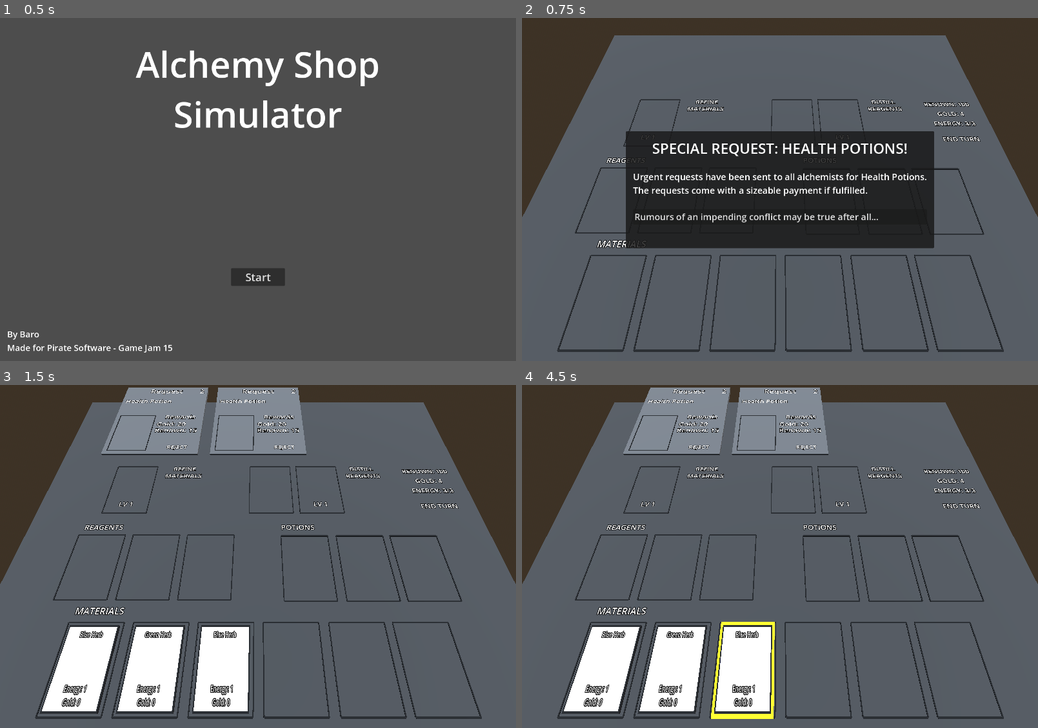
Above: before the commit, frames 1-4 (two rows, left to right).
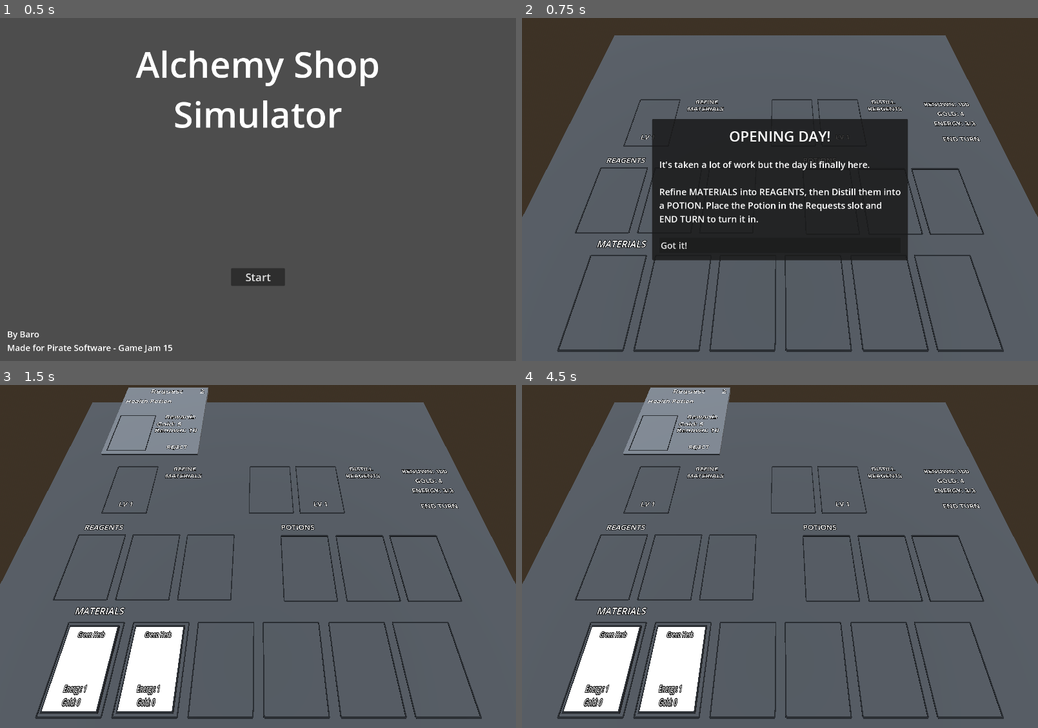
Above: after the commit, the same moments.

Repository: Barodas/game-jam-pirate-software-15
Game: Godot game, scene res://scenes/start_menu.tscn
The game is run twice, just before and just after one commit, with the same random seed, the same clock (stepped at 60 frames per second) and the same inputs.
Inputs (mouse positions are in pixels of both pictures, inside the frame that each line leads up to):
- Up to frame 1 (0.5 s): no input
- Up to frame 2 (0.75 s): click "Start" at 0.5 s
- Up to frame 3 (1.5 s): click "Rumours of an impending confl…" (after the commit: "Got it!") at 1.25 s
- Up to frame 4 (4.5 s): tap Enter at 2, 3.5 s; move the mouse to (893, 539) at 2.02 s; click (893, 539) at 2.1 s; tap Space at 2.75, 4.25 s; move the mouse to (676, 573) at 2.77 s; right-click (676, 573) at 2.85 s; move the mouse to (831, 481) at 3.52 s; click (831, 481) at 3.6 s; move the mouse to (754, 625) at 4.27 s; right-click (754, 625) at 4.35 s

Frame 1 is identical in both runs. In frame 2, 9.9% of the frame differs, in the area x 20-80%, y 29-71%; in frame 3, 6.1%; in frame 4, 6.6%.

Commit message:
Implement Victory Conditions
- Added more events to cover turns up to potential victory state
- Renown now acts as a multiplier to gold gains from requests

Diff:
--- a/scenes/game.tscn
+++ b/scenes/game.tscn
@@ -231,6 +231,7 @@
 alignment = 0
 
 [node name="GameOver" type="MarginContainer" parent="UI"]
+visible = false
 layout_mode = 1
 anchors_preset = 8
 anchor_left = 0.5
--- a/scripts/content_factory.gd
+++ b/scripts/content_factory.gd
@@ -55,16 +55,21 @@
 			cards.push_back(Card.create(create_card_data(get_random_material())))
 	return cards
 
-static func get_random_request():
+static func get_random_request(renown:int):
+	var modifier: float = 1
+	if renown > 200:
+		modifier = 2
+	elif renown > 150:
+		modifier = 1.5
 	var roll = randf_range(0,1)
 	if roll > 0.6:
-		return RequestData.create("Health Potion", Constants.TYPE.HEALTH, 4, 8, 3)
+		return RequestData.create("Health Potion", Constants.TYPE.HEALTH, 4 * modifier, 8, 3)
 	elif roll > 0.2:
-		return RequestData.create("Mana Potion", Constants.TYPE.MANA, 6, 12, 2)
+		return RequestData.create("Mana Potion", Constants.TYPE.MANA, 6 * modifier, 12, 2)
 	else:
-		return RequestData.create("Stamina Potion", Constants.TYPE.STAMINA, 10, 20, 2)
+		return RequestData.create("Stamina Potion", Constants.TYPE.STAMINA, 10 * modifier, 20, 2)
 
-static func generate_requests(turn:int, amount:int, reserved_requests:Array[RequestData]):
+static func generate_requests(turn:int, amount:int, reserved_requests:Array[RequestData], renown:int):
 	var requests: Array[RequestData]
 	if turn == 1:
 		requests.push_back(RequestData.create("Health Potion", Constants.TYPE.HEALTH, 5, 10, 2))
@@ -75,7 +80,7 @@
 			requests.push_back(data)
 		var random_draws = amount - reserved_requests.size()
 		for i in random_draws:
-			requests.push_back(get_random_request())
+			requests.push_back(get_random_request(renown))
 	return requests
 
 static func generate_turn_event(turn:int):
@@ -111,15 +116,16 @@
 		create_card_data(Constants.ID.UPGRADE_REFINE),
 		create_card_data(Constants.ID.UPGRADE_DISTILL))
 	if turn == 3:
+		var amount = 2
 		return TurnEvent.create(Constants.EVENT_TYPE.ADJUST_TAX, "Taxes...",
 		"""By order of his Majesty! Shops on the Merchant Road will be
-		subject to a tax to help pay for maintenance and security of
-		the area.
+		subject to a """ + str(amount) + """ gold tax to help pay for
+		maintenance and security of the area.
 
 		Failure to pay will result in immediate shop closure and expulsion
 		from the city!""",
 		"Better make sure we have enough funds to cover this...", "", "",
-		null, null, null, 2)
+		null, null, null, amount)
 	if turn == 4:
 		return TurnEvent.create(Constants.EVENT_TYPE.INFO, "Unrest!",
 		"""The introduction of the Merchant Road tax has left many
@@ -135,4 +141,46 @@
 		"Rumours of an impending conflict may be true after all...", "", "",
 		null, null, null, 2, 0, 0,
 		RequestData.create("Health Potion", Constants.TYPE.HEALTH, 20, 15, 2))
+	if turn == 8:
+		var amount = 3
+		return TurnEvent.create(Constants.EVENT_TYPE.ADJUST_TAX, "Tax Increase!",
+		"""By order of his Majesty! Effective immediately, due to continued
+		disruptions in the area, the Merchant Road tax will be increased by an
+		additional """ + str(amount) + """ gold.
+
+		Failure to pay will result in immediate shop closure and expulsion
+		from the city!""",
+		"Ridiculous...", "", "",
+		null, null, null, amount)
+	if turn == 10:
+		return TurnEvent.create(Constants.EVENT_TYPE.INFO, "Riots!",
+		"""The tax increases have caused many stores in the poorer sections of
+		the city to close. Shortages as a result have led to riots in these areas.
+
+		The king has ordered the military to maintain order in the city,
+		resulting in conflicts on the streets.""",
+		"Things are getting out of hand...")
+	if turn == 11:
+		return TurnEvent.create(Constants.EVENT_TYPE.INFO, "Escape?",
+		"""There are rumours of another tax increase. At this rate we won't be
+		able keep the shop running.	Maybe it's time to get out of here.
+
+		We could leverage our reputation, or raise enough funds to buy passage
+		out of the city to somewhere less dangerous
+
+		VICTORY CONDITIONS NOW AVAILABLE:
+		- Raise reputation to 300 or,
+		- End a turn with at least 300 Gold""",
+		"We need to get out of here!")
+	if turn == 13:
+		var amount = 4
+		return TurnEvent.create(Constants.EVENT_TYPE.ADJUST_TAX, "Tax Increase!",
+		"""By order of his Majesty! Effective immediately, due to continued
+		unrest across the city, the Merchant Road tax will be increased by an
+		additional """ + str(amount) + """ gold.
+
+		Failure to pay will result in immediate shop closure and expulsion
+		from the city!""",
+		"So the rumours were true...", "", "",
+		null, null, null, amount)
 	return null
--- a/scripts/game.gd
+++ b/scripts/game.gd
@@ -2,6 +2,7 @@
 
 @onready var _ui = $UI
 @onready var _game_over_screen = $UI/GameOver
+@onready var _game_over_title_label = $UI/GameOver/MarginContainer/VBoxContainer/GameOverLabel
 @onready var _game_over_description_label = $UI/GameOver/MarginContainer/VBoxContainer/DescriptionLabel
 
 @export var refine_slot: Slot
@@ -118,7 +119,7 @@
 	Signals.progress_bar_complete.connect(_on_progress_bar_complete_signal)
 
 	# Testing: REMOVE BEFORE BUILD!!!
-	turn = 6
+	#turn = 6
 
 	# Initialise Board State
 	_ui.mouse_filter = Control.MOUSE_FILTER_IGNORE
@@ -154,6 +155,7 @@
 	generate_turn_cards()
 	generate_turn_requests()
 	next_draw_cards.clear()
+	next_draw_requests.clear()
 	end_turn_button.show()
 	_ui.mouse_filter = Control.MOUSE_FILTER_IGNORE
 
@@ -178,7 +180,7 @@
 			request_queue.erase(request)
 
 	# Generate new requests for the turn
-	var new_requests = ContentFactory.generate_requests(turn, randi_range(1, request_draw_amount), next_draw_requests)
+	var new_requests = ContentFactory.generate_requests(turn, randi_range(1, request_draw_amount), next_draw_requests, renown)
 	for request in new_requests:
 		request_queue.push_back(request)
 	populate_requests()
@@ -336,8 +338,31 @@
 				request.data = null
 				request.set_visibility(false)
 		set_gold(gold - tax)
+		# Check for game over
 		if gold <= 0:
-			game_over("Out of Gold, The kingdom has taken your shop")
+			game_over("Game Over", "Out of Gold, The kingdom has taken your shop")
+			return
+		# Check for victory
+		if renown >= 300:
+			var desc = """You leverage your contacts to negotiate safe passage
+						out of the city.
+
+						Final Stats:
+						- Gold: """ + str(gold) + """
+						- Renown: """ + str(renown) + """
+						- Requests Completed: """ + str(request_count)
+			game_over("Victory!", desc)
+			return
+		elif gold >= 300:
+			var desc = """It was expensive, but with enough gold to grease the
+						right palms you manage to negotiate safe passage out of
+						the city.
+
+						Final Stats:
+						- Gold: """ + str(gold) + """
+						- Renown: """ + str(renown) + """
+						- Requests Completed: """ + str(request_count)
+			game_over("Victory!", desc)
 			return
 
 		# Populate summary page
@@ -347,10 +372,10 @@
 			summary_renown_label.text = "Renown: " + str(renown) + " (+" + str(renown_gain) + ")"
 		else:
 			summary_renown_label.text = "Renown: " + str(renown) + " (-" + str(renown_gain) + ")"
-		summary_sales_label.text = "Sales: " + str(sales)
-		summary_expense_label.text = "Expenses: " + str(expenses)
-		summary_tax_label.text = "Tax: " + str(tax)
-		summary_total_label.text = "Total: " + str(gold)
+		summary_sales_label.text = "- Sales: " + str(sales)
+		summary_expense_label.text = "- Expenses: " + str(expenses)
+		summary_tax_label.text = "- Tax: " + str(tax)
+		summary_total_label.text = "- Total: " + str(gold)
 		_ui.mouse_filter = Control.MOUSE_FILTER_STOP
 		summary_page.show()
 
@@ -435,8 +460,9 @@
 			slot.assign_card(card)
 			break
 
-func game_over(description: String):
+func game_over(title: String, description: String):
 	_ui.mouse_filter = Control.MOUSE_FILTER_STOP
+	_game_over_title_label.text = title
 	_game_over_description_label.text = description
 	summary_page.hide()
 	event_page.hide()
